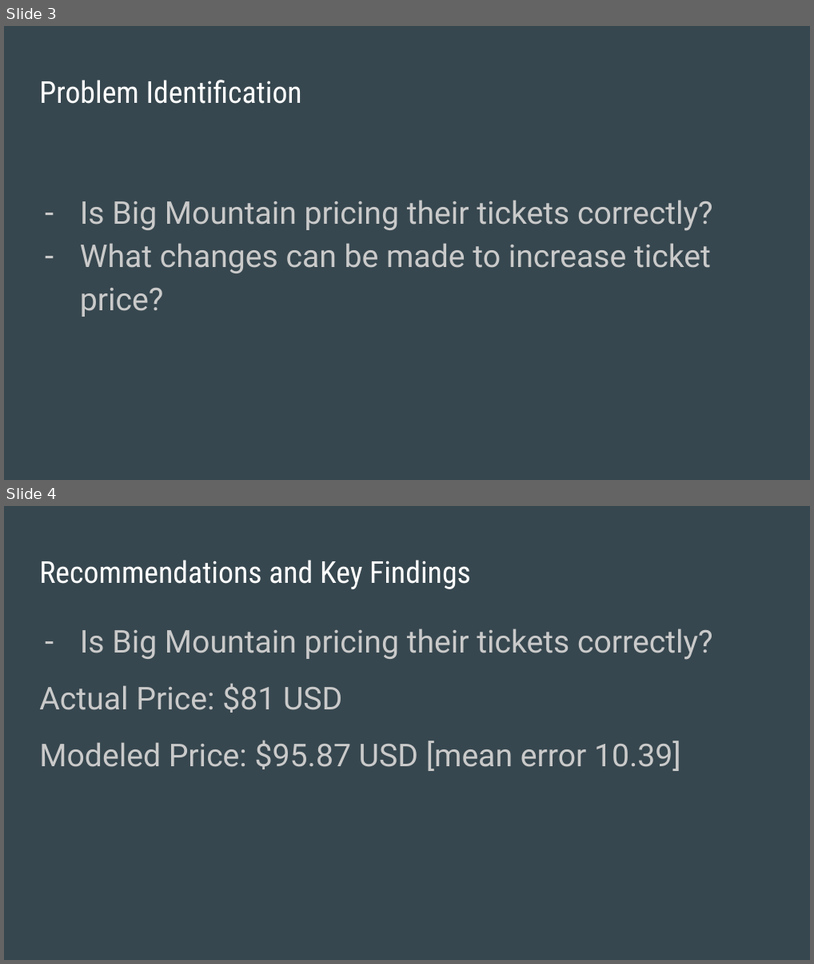
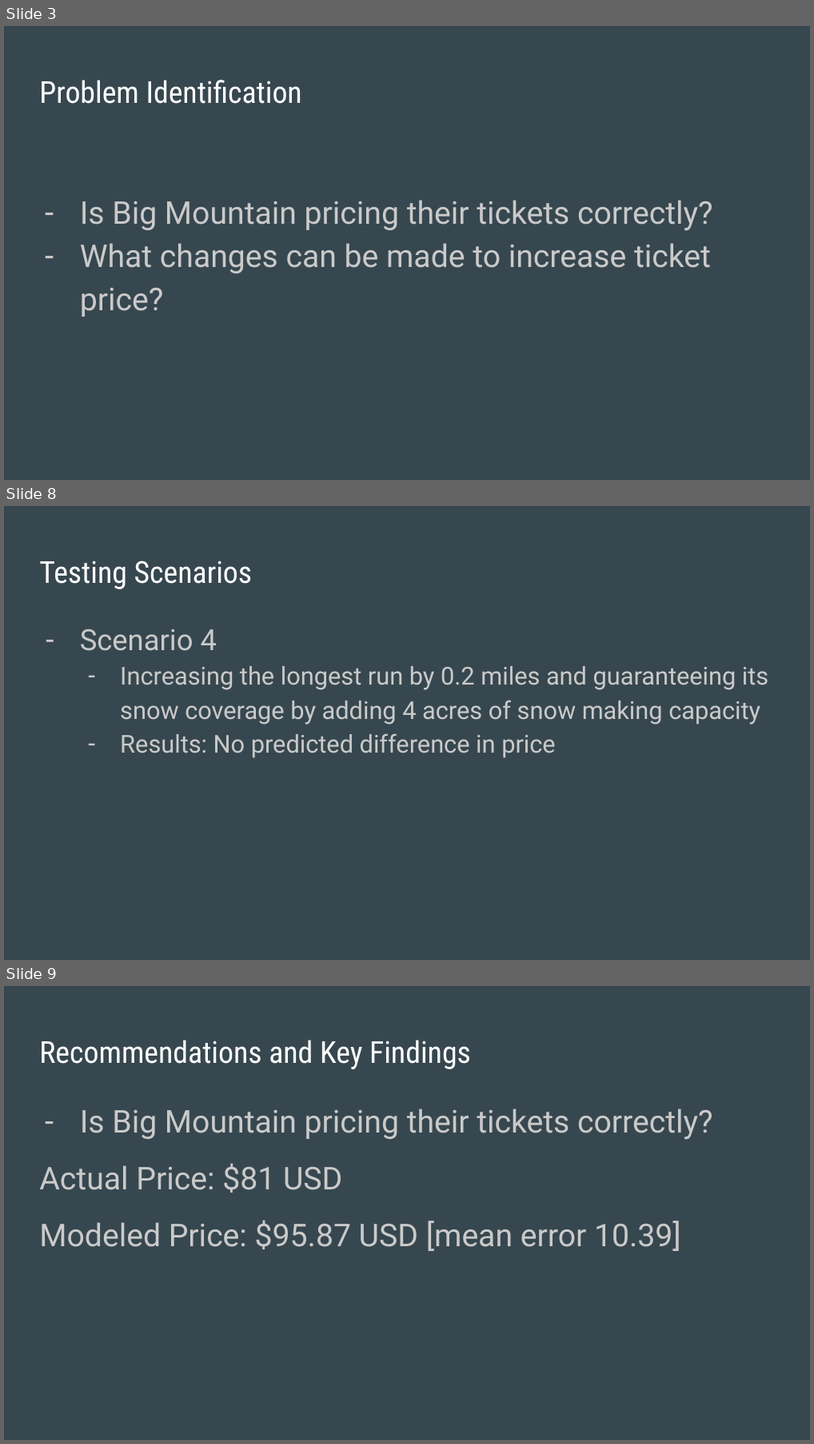
Before and after one commit to TheDemx27/DataScienceGuidedCapstone, a slide deck: Big Mountain Slide Deck.pptx. Shown one above the other, each under a label of ours: slides 3 and 4 before the commit, slides 3, 8 and 9 after it; the slides between them are not shown. The pictures are 814x964 and 814x1444 pixels, drawn with LibreOffice and Linux fonts; fonts in the diff are those of the drawing. Boxes give left, top, right and bottom in pixels: in the first picture for what was removed or moved away, otherwise in the second. Text is boxed around its words. In the diff, an @@ line names an element or a change of style, - is before the commit and + after.

```diff
--- a/Big Mountain Slide Deck.pptx
+++ b/Big Mountain Slide Deck.pptx
@@ slide 8 added at box(4, 506, 810, 960), background #37474F @@
@@ title added at box(39, 560, 252, 589), 27 pt, text #FFFFFF @@
+Testing Scenarios
@@ text added at box(80, 629, 769, 757), 22 pt, text #CACACA @@
+– Scenario 4
+  – Increasing the longest run by 0.2 miles and guaranteeing its snow coverage by adding 4 acres of snow making capacity
+  – Results: No predicted difference in price
@@ what was slide 4 is now slide 9 @@
```
Also in this commit, not shown: 1 slide changed, 3 other slides added, 1 slide removed.
